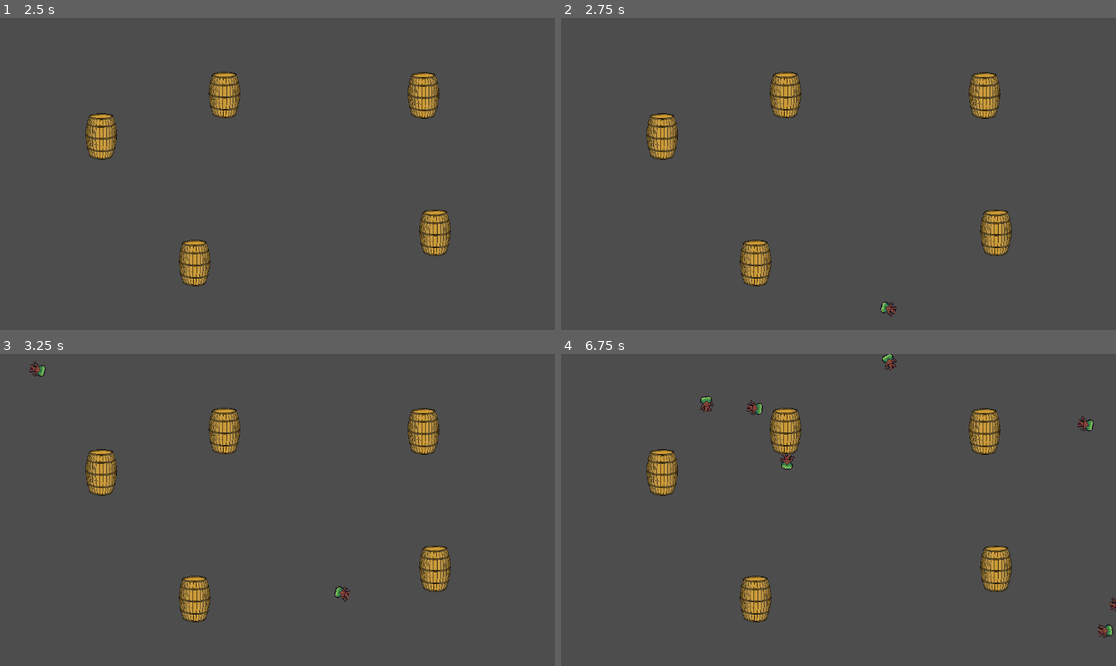
Above: before the commit, frames 1-4 (two rows, left to right).
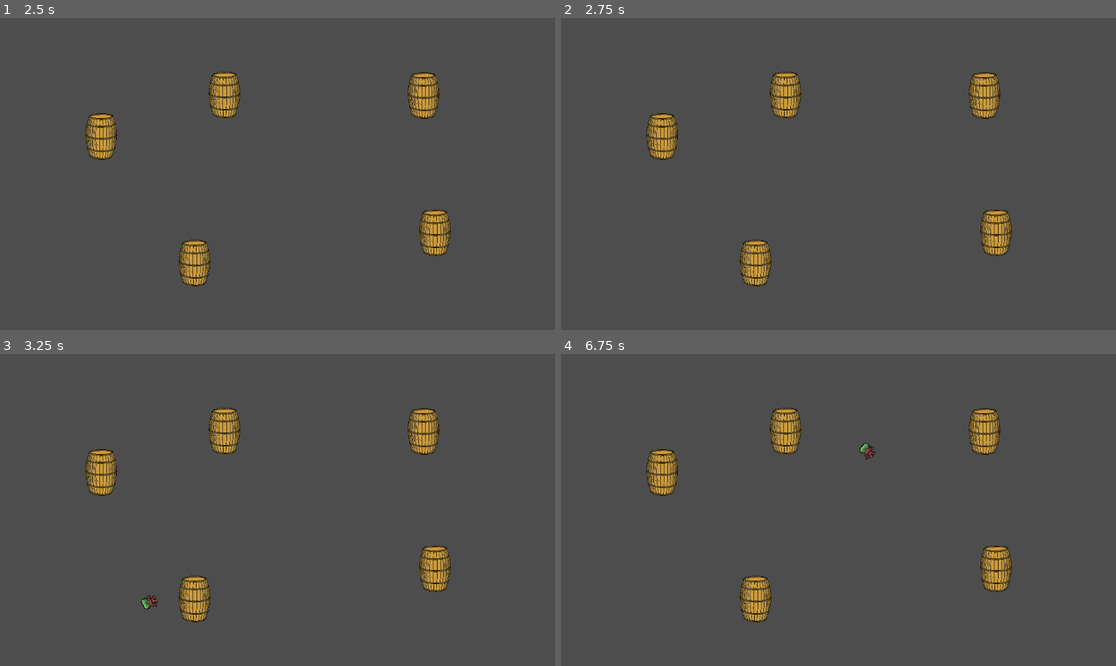
Above: after the commit, the same moments.

Repository: lewis785/ludum-dare-53
Game: Godot game, scene res://scenes/enemy/kerri.tscn
Same seed, same stepped clock (60 frames per second), same inputs: the game is played once before the commit and once after it. This scene is started directly instead of the project's main scene.
Inputs (mouse positions are in pixels of both pictures, inside the frame that each line leads up to):
- Up to frame 1 (2.5 s): tap Enter at 0.5, 2 s; move the mouse to (399, 158) at 0.52 s; hold S (camera_down) 0.53-1.28 s; click (399, 158) at 0.67 s; tap Space at 1.25 s; move the mouse to (166, 189) at 1.27 s; tap A (camera_left) at 1.35 s; click (166, 189) at 1.42 s; move the mouse to (333, 105) at 2.02 s; hold D (camera_right) from 2.03 s (still down); click (333, 105) at 2.17 s
- Up to frame 2 (2.75 s): keep holding D (camera_right)
- Up to frame 3 (3.25 s): move the mouse to (249, 572) at 2.77 s; release D (camera_right) at 2.78 s; tap W (camera_up) at 2.85 s; click (249, 572) at 2.92 s
- Up to frame 4 (6.75 s): move the mouse to (1005, 556) at 3.52 s; hold S (camera_down) 3.53-4.28 s; click (1005, 556) at 3.67 s; move the mouse to (672, 463) at 4.27 s; tap A (camera_left) at 4.35 s; click (672, 463) at 4.42 s; move the mouse to (866, 510) at 5.02 s; hold D (camera_right) 5.03-5.78 s; click (866, 510) at 5.17 s; move the mouse to (755, 432) at 5.77 s; tap W (camera_up) at 5.85 s; click (755, 432) at 5.92 s; move the mouse to (960, 494) at 6.52 s; hold S (camera_down) from 6.53 s (still down); click (960, 494) at 6.67 s

Frame 1 is identical in both runs. In frame 2, less than 0.1% of the frame differs, in the area x 57-61%, y 90-96%; in frame 3, 0.3%; in frame 4, 0.7%, in the area x 25-100%, y 0-92%.

Commit message:
update enemy spawning and leveling

Diff:
--- a/scenes/enemy/enemy.gd
+++ b/scenes/enemy/enemy.gd
@@ -5,6 +5,10 @@
 @export var damage : int
 
 var obstacles : Array[Obstacle] = []
+var target : Target
+var target_check_limit: float = 1
+var time_since_target_check : float = 1
+var base_speed : float = 100
 
 # Called when the node enters the scene tree for the first time.
 func _ready():
@@ -14,6 +18,8 @@
 	health = level
 	damage = level
 
+func set_speed(speed : float) -> void:
+	self.base_speed = speed
 
 func set_level(level) -> void:
 	self.level = level
@@ -22,13 +28,17 @@
 
 # Called every frame. 'delta' is the elapsed time since the previous frame.
 func _process(_delta):
+	time_since_target_check += _delta
+
 	if health <= 0:
 		queue_free()
 		return
 
 	var targets : Array[Target] = find_targets()
+
 	if len(targets) == 0 :
 		return
+
 	move_to_target(targets)
 
 
@@ -38,9 +48,8 @@
 
 func find_targets() -> Array[Target]:
 	var targets : Array[Node] = get_tree().get_nodes_in_group("targets")
-	print("targets...", targets)
 
-	return markers(targets)
+	return convert_targets(targets)
 
 func move_to_target(targets : Array[Target]) -> void:
 	var target = closest_target(targets)
@@ -49,9 +58,29 @@
 	if obstacles.size() > 0:
 		vector = adjust_for_obstacles(target, vector)
 
-	self.linear_velocity = vector*linear_velocity.length()
+	self.linear_velocity = vector * determine_speed()
+
+
+func determine_speed() -> float:
+	var current_speed = self.linear_velocity.length()
+	var distance = distance(self.position, target)
+	var adjusted = distance*distance/4
+
+	var target_speed = min(distance, self.base_speed)
+	var speed = min(target_speed, current_speed+100)
+
+	if target.get_parent().health <= 0:
+		speed = 1000
+
+	return speed
+
 
 func closest_target(targets : Array[Target]) -> Target:
+	if time_since_target_check < target_check_limit:
+		return target
+
+	time_since_target_check = 0
+
 	var closest : Target = targets[0]
 	var closestDistance = distance(self.position, closest)
 
@@ -60,17 +89,28 @@
 		if distance < closestDistance:
 			closestDistance = distance
 			closest = target
+
+	target = closest
+
 	return closest
 
 func distance(position : Vector2, target : Target) -> float:
 	return (target.position - position).length()/target.weight
 
-func markers(nodes : Array[Node]) -> Array[Target]:
+func convert_targets(nodes : Array[Node]) -> Array[Target]:
 	var markers : Array[Target] = []
 	for node in nodes:
-		if node.is_class("Marker2D"):
-			var marker : Target = node
-			markers.append(marker)
+		var parent = node.get_parent()
+		if !parent.is_in_group("structures"):
+			continue
+
+		var structure : Structure = parent
+		if !structure.owned:
+			continue
+
+
+		var marker : Target = node
+		markers.append(marker)
 
 	return markers
 
--- a/scenes/enemy/enemy.tscn
+++ b/scenes/enemy/enemy.tscn
@@ -111,6 +111,7 @@
 
 [node name="enemy" type="RigidBody2D"]
 position = Vector2(64, 70)
+scale = Vector2(0.5, 0.5)
 gravity_scale = 0.0
 script = ExtResource("1_gyipw")
 health = 20
--- a/scenes/enemy/kerri.tscn
+++ b/scenes/enemy/kerri.tscn
@@ -112,17 +112,17 @@
 radius = 13.0
 height = 34.0
 
-[sub_resource type="PackedScene" id="PackedScene_2yo1f"]
+[sub_resource type="PackedScene" id="PackedScene_y2hu0"]
 resource_local_to_scene = true
 _bundled = {
 "conn_count": 1,
-"conns": PackedInt32Array(3, 0, 19, 18, 2, 0, 0),
+"conns": PackedInt32Array(3, 0, 21, 20, 2, 0, 0),
 "editable_instances": [],
-"names": PackedStringArray("enemy", "position", "gravity_scale", "script", "metadata/_edit_group_", "RigidBody2D", "AnimatedSprite2D", "texture_filter", "scale", "sprite_frames", "animation", "frame_ …(177 unchanged characters)…
+"names": PackedStringArray("enemy", "position", "scale", "gravity_scale", "script", "health", "damage", "metadata/_edit_group_", "RigidBody2D", "AnimatedSprite2D", "texture_filter", "sprite_frames", "animation", "frame_ …(177 unchanged characters)…
 "node_count": 4,
 "node_paths": [],
-"nodes": PackedInt32Array(-1, -1, 5, 0, -1, 4, 1, 0, 2, 1, 3, 2, 4, 3, 0, 0, 0, 6, 6, -1, 5, 7, 4, 8, 5, 9, 6, 10, 7, 11, 8, 0, 0, 0, 12, 12, -1, 3, 13, 9, 14, 10, 15, 11, 0, 0, 0, 16, 16, -1, 1, 17, 12, 0),
-"variants": [Vector2(64, 70), 0.0, ExtResource("3_wengk"), true, 1, Vector2(2, 2), SubResource("SpriteFrames_jw21e"), &"walk", 0.855964, 0, SubResource("CapsuleShape2D_krpay"), Color(0, 0.6, 0.701961, 0.054902), false],
+"nodes": PackedInt32Array(-1, -1, 8, 0, -1, 7, 1, 0, 2, 1, 3, 2, 4, 3, 5, 4, 6, 5, 7, 6, 0, 0, 0, 9, 9, -1, 5, 10, 5, 2, 7, 11, 8, 12, 9, 13, 10, 0, 0, 0, 14, 14, -1, 3, 15, 11, 16, 12, 17, 13, 0, 0, 0, 18, 18, -1, 1, 19, 14, 0),
+"variants": [Vector2(64, 70), Vector2(0.5, 0.5), 0.0, ExtResource("3_wengk"), 20, 1, true, Vector2(2, 2), SubResource("SpriteFrames_jw21e"), &"walk", 0.35947, 0, SubResource("CapsuleShape2D_krpay"), Color(0, 0.6, 0.701961, 0.054902), false],
 "version": 3
 }
 
@@ -138,7 +138,7 @@
 position = Vector2(682, 372)
 
 [node name="spawn" parent="." instance=ExtResource("2_3l6eg")]
-enemy_scene = SubResource("PackedScene_2yo1f")
+enemy_scene = SubResource("PackedScene_y2hu0")
 
 [node name="Obstacle2" parent="." instance=ExtResource("1_xhqd8")]
 position = Vector2(466, 160)
--- a/scenes/enemy/spawn.gd
+++ b/scenes/enemy/spawn.gd
@@ -4,6 +4,7 @@
 @export var enemy_scene : PackedScene
 var score : int
 var base_wait_time : float
+var enemy_level: float = 1
 
 # Called when the node enters the scene tree for the first time.
 func _ready() -> void:
@@ -21,6 +22,13 @@
 
 func _on_enemy_timer_timeout() -> void:
 
+	self.level += 1
+	enemy_level = log(self.level)/log(10)+1
+
+	for i in range(enemy_level):
+		spawn_enemy()
+
+func spawn_enemy() -> void:
 	var enemy = enemy_scene.instantiate()
 
 	# Choose a random location on Path2D.
@@ -32,26 +40,20 @@
 
 	# Set the enemy's position to a random location.
 	enemy.position = enemy_spawn_location.position
-	#enemy.position = Vector2(0,0)
 
 	# Add some randomness to the direction.
 	direction += randf_range(-PI / 4, PI / 4)
 	enemy.rotation = direction
 
-	self.level += 1
-	var enemy_level : float = log(self.level)+1
-
-
-	var wait = max(0.001, base_wait_time - 0.005*(enemy_level-1))
-	$enemy_timer.start(wait)
-
 
 	# Choose the velocity for the enemy.
-	var velocity = Vector2(randf_range(100.0, enemy_level*200.0), 0.0)
+	var max_speed = max(1000, 100*enemy_level)
+	var velocity = Vector2(randf_range(100.0, max_speed), 0.0)
 	enemy.linear_velocity = velocity.rotated(direction)
 
 	# Set enemy health and damage scaled by time
 	enemy.set_level(enemy_level)
+	enemy.set_speed(velocity.length())
 
 	# Spawn the enemy by adding it to the Main scene.
 	add_child(enemy)
--- a/scenes/enemy/spawn.tscn
+++ b/scenes/enemy/spawn.tscn
@@ -14,7 +14,6 @@
 enemy_scene = ExtResource("2_c6en4")
 
 [node name="enemy_timer" type="Timer" parent="."]
-wait_time = 0.5
 
 [node name="score_timer" type="Timer" parent="."]
 
Not shown: 1 places in scenes/enemy/kerri.tscn that only renumber resources
